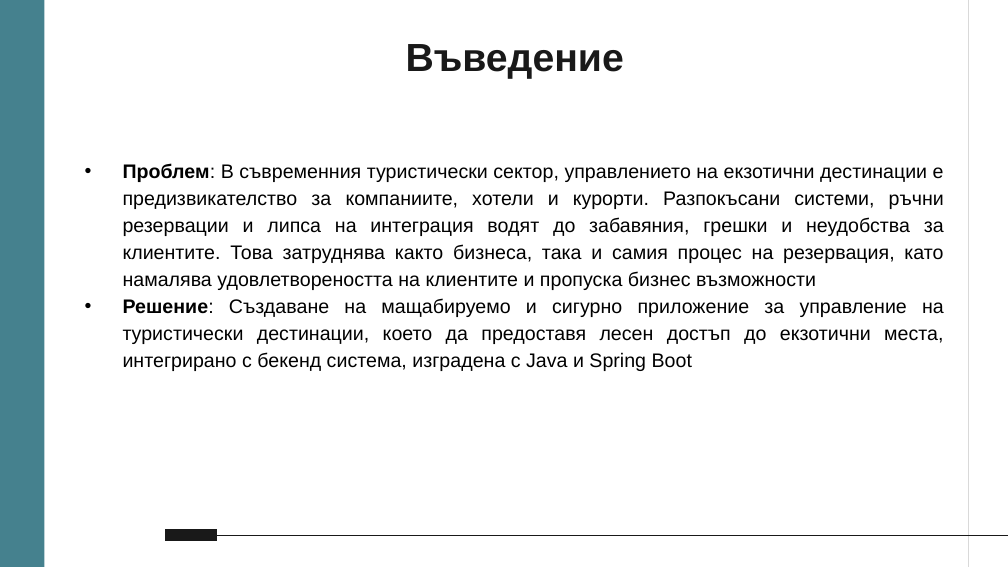
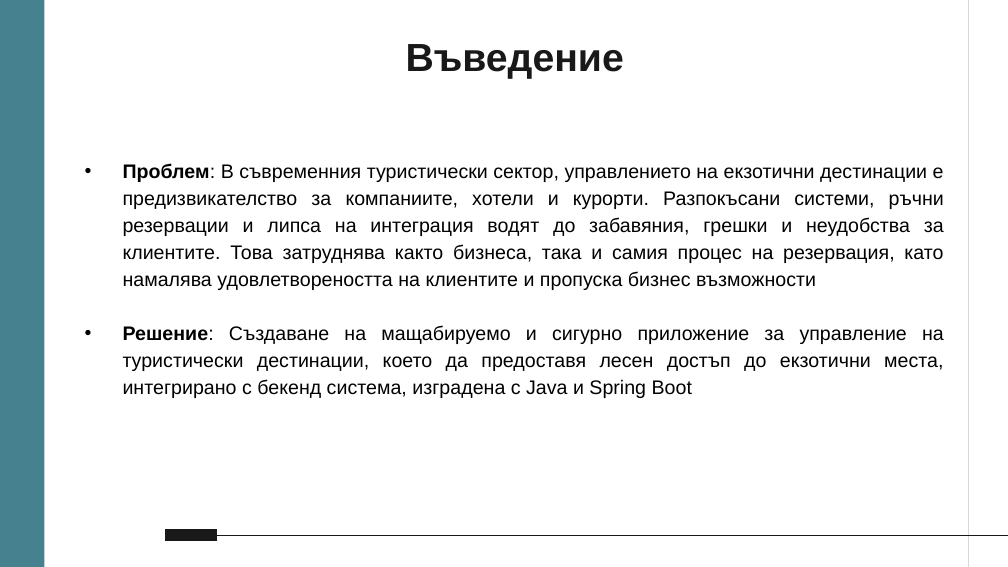
Before and after one commit to ZSMihaleva20/Exotic-Travel-Destination-Management-System, a slide deck: slide 2 of docs/presentation.pptx. Drawn at 1008x567 pixels with LibreOffice and Linux fonts; fonts in the diff are those of the drawing. Boxes give left, top, right and bottom in pixels: in the first picture for what was removed or moved away, otherwise in the second. Text is boxed around its words. In the diff, an @@ line names an element or a change of style, - is before the commit and + after.

Commit message:
Fix presentation

```diff
--- a/docs/presentation.pptx
+++ b/docs/presentation.pptx
@@ text "Проблем: В съвременния туристически сектор, ..." rewrapped from [123, 163, 944, 371] to [123, 163, 944, 398] @@
```
Also in this commit, not shown: 1 slide added.
